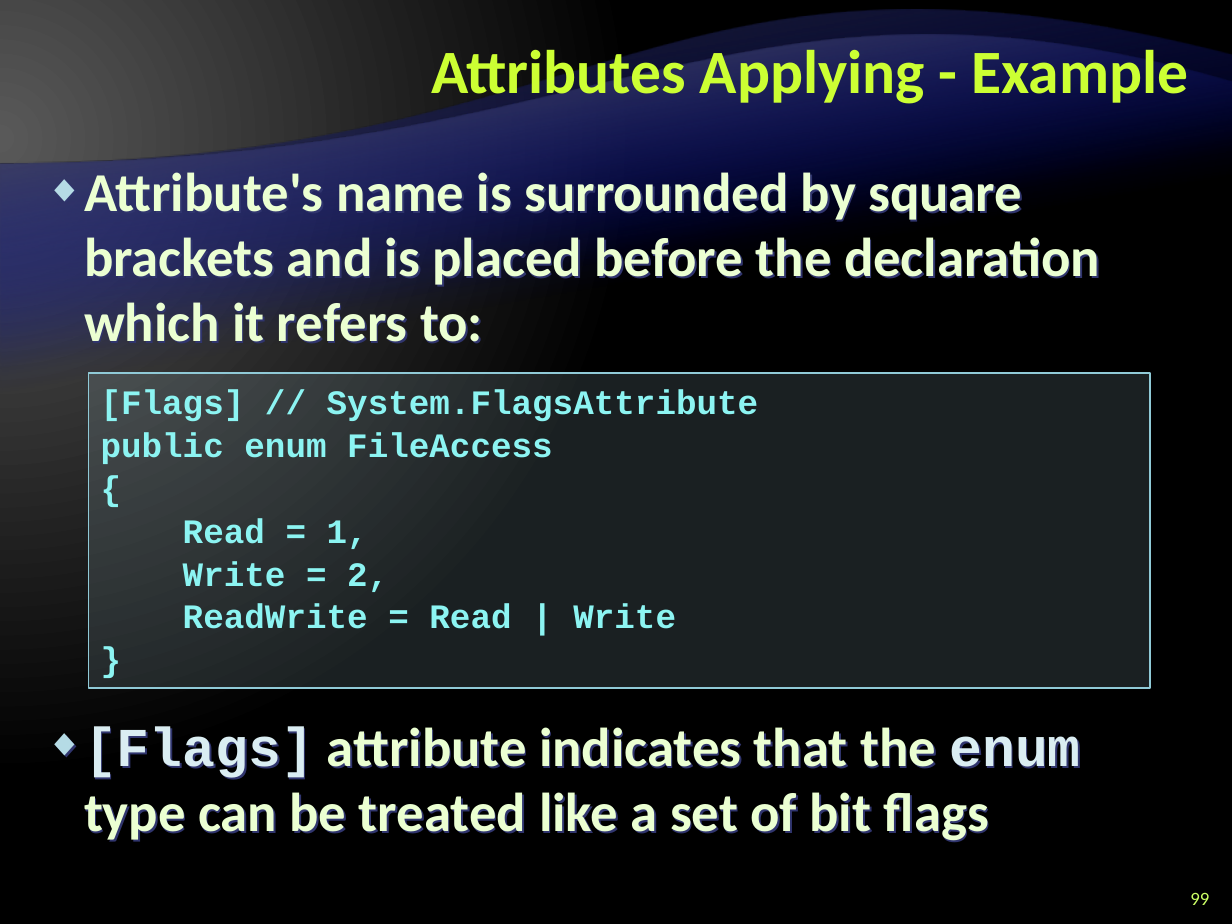
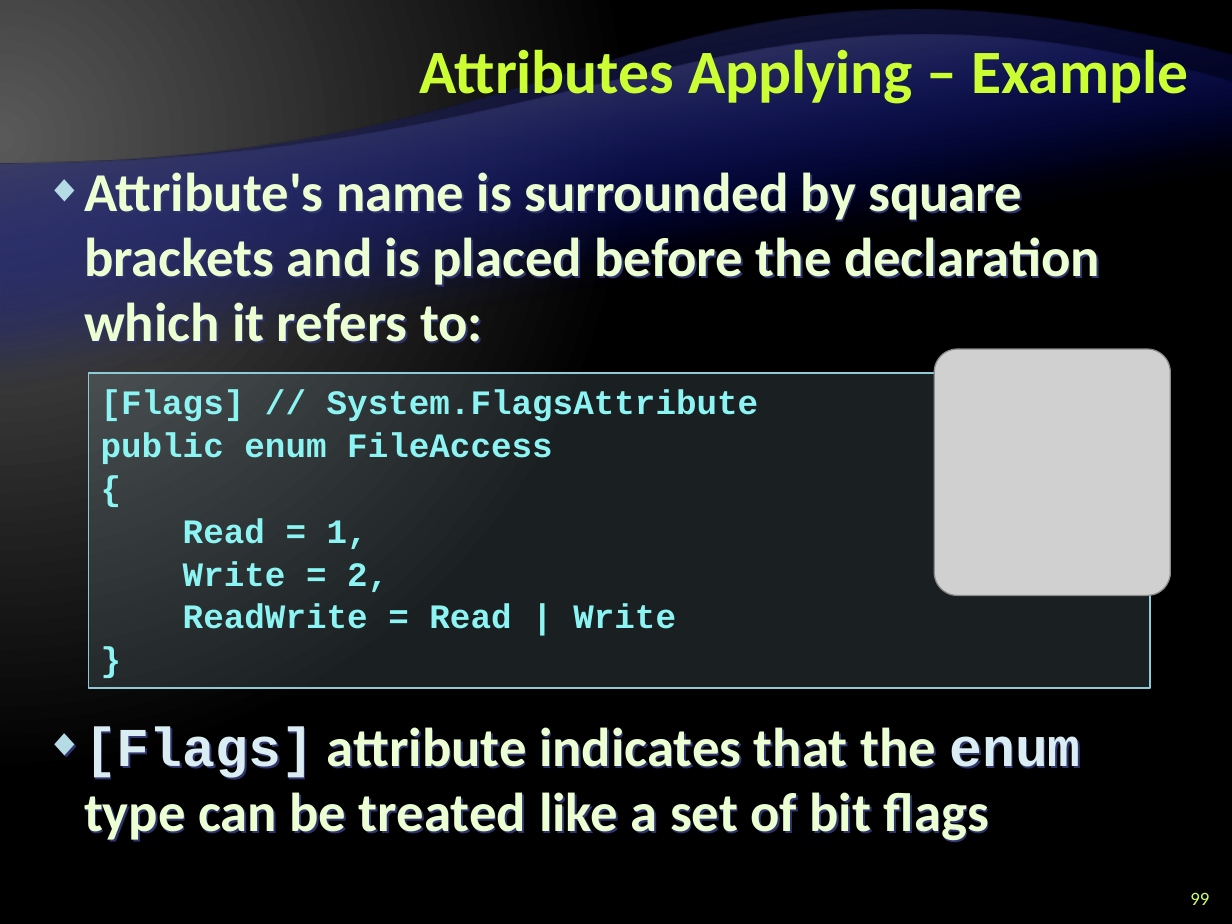
Before and after one commit to Graveheart/aspnetcourse, a slide deck: slide 99 of lectures/3. CSharp Language Overview - Part II.pptx. Drawn at 1232x924 pixels with LibreOffice and Linux fonts; fonts in the diff are those of the drawing; grey boxes stand for pictures; background and template pictures are left out. Boxes give left, top, right and bottom in pixels: in the first picture for what was removed or moved away, otherwise in the second. Text is boxed around its words. In the diff, an @@ line names an element or a change of style, - is before the commit and + after.

```diff
--- a/lectures/3. CSharp Language Overview - Part II.pptx
+++ b/lectures/3. CSharp Language Overview - Part II.pptx
@@ title at (419,42,1188,108): text changed @@
-Attributes Applying - Example
+Attributes Applying – Example
@@ picture added at (934,349,1170,595) @@
```
Also in this commit, not shown: 26 other slides changed.
